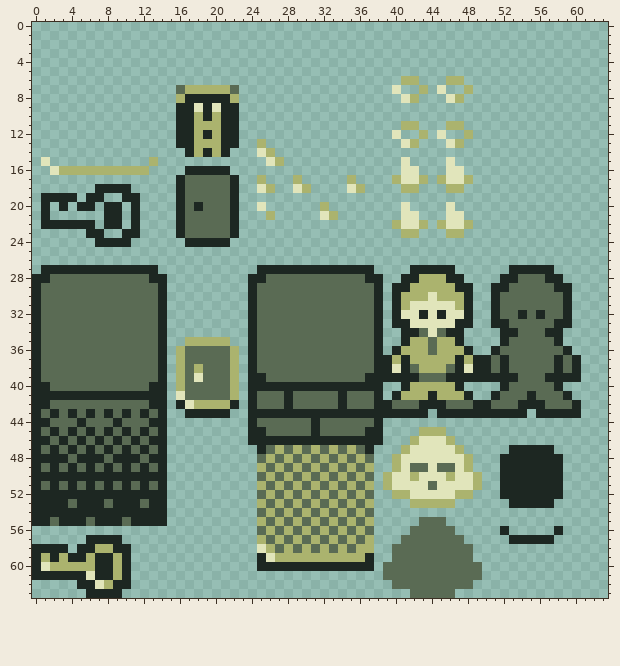
A pixel-art sprite gets an edit: Assets/Images/Tiles.png. The first picture shows the starting point.
The file is 64x64 pixels.
New version:
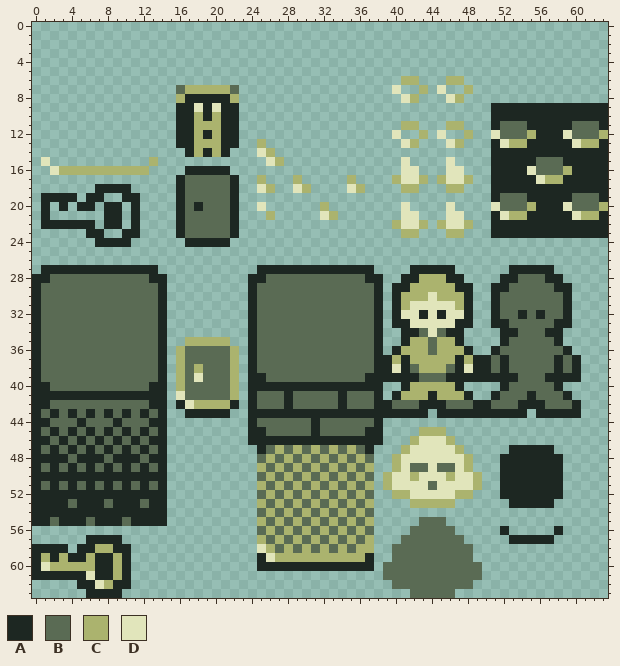
Palette (. is transparent): A #1d2722  B #5a6b54  C #abb36e  D #e1e5bb
Diff:
The edit adds colour A in rows 9 to 10 at x 51 to 63; in row 11 at x 51, 55 to 59 and 63; in row 12 at x 56 to 58; in row 13 at x 51, 55 to 59 and 63; in row 14 at x 51 to 63; in row 15 at x 51 to 55 and 59 to 63.
The edit adds colour A in row 16 at x 51 to 54 and 60 to 63; in row 17 at x 51 to 55 and 59 to 63; in row 18 at x 51 to 63; in row 19 at x 51, 55 to 59 and 63; in row 20 at x 56 to 58; in row 21 at x 51, 55 to 59 and 63.
The edit adds colour A in rows 22 to 23 at x 51 to 63.
The edit adds colour B in rows 11 to 12 at x 52 to 54 and 60 to 62; in rows 15 to 16 at x 56 to 58; in rows 19 to 20 at x 52 to 54 and 60 to 62.
The edit adds colour C in row 12 at x 55 and 63; in row 13 at x 53 to 54 and 61 to 62; in row 16 at x 59; in row 17 at x 57 to 58; in row 20 at x 55 and 63; in row 21 at x 53 to 54 and 61 to 62.
The edit adds colour D in row 12 at x 51 and 59; in row 13 at x 52 and 60; in row 16 at x 55; in row 17 at x 56; in row 20 at x 51 and 59; in row 21 at x 52 and 60.
